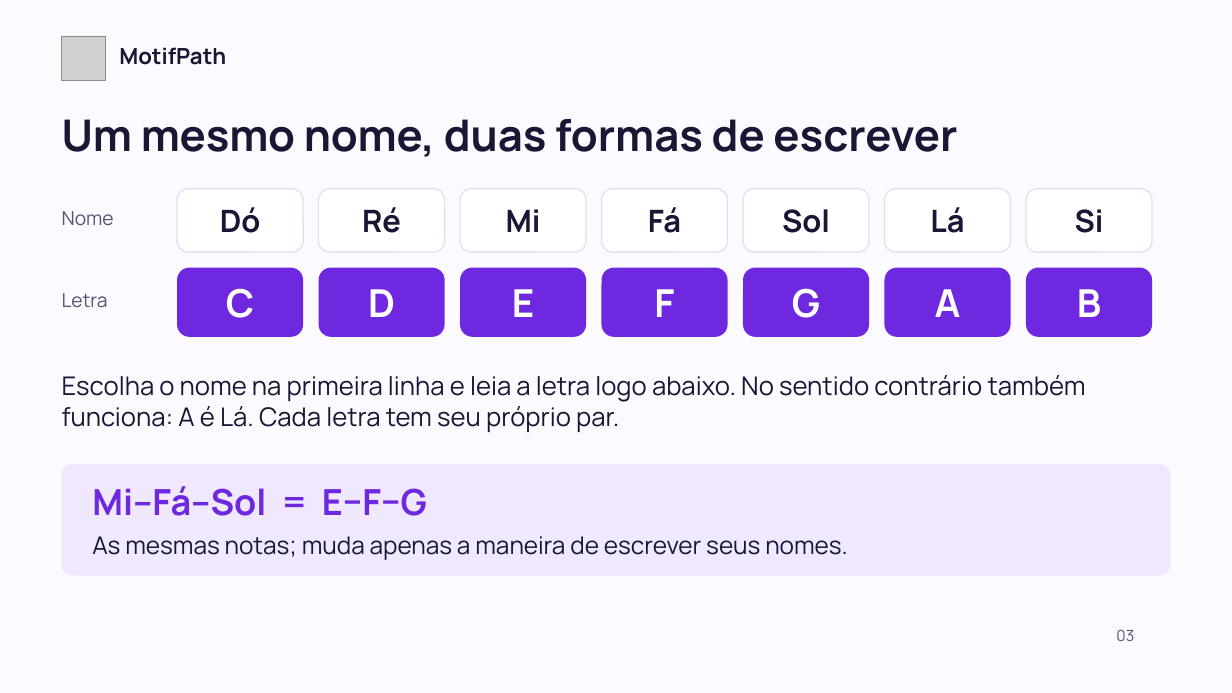
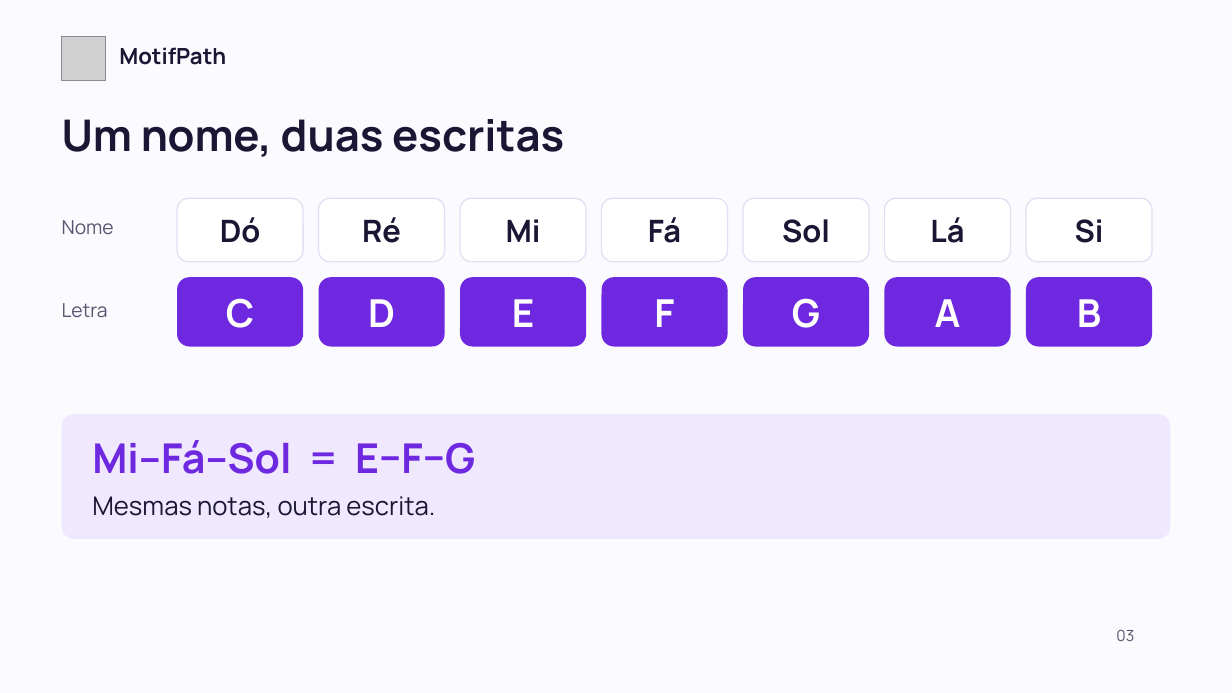
Before and after one commit to motifpath/motifpath-specs, a slide deck: slide 3 of curriculum/content/first-notes/slides/lesson-a.pt-BR.pptx. Drawn at 1232x693 pixels with LibreOffice and Linux fonts; fonts in the diff are those of the drawing; grey boxes stand for pictures. Boxes give left, top, right and bottom in pixels: in the first picture for what was removed or moved away, otherwise in the second. Text is boxed around its words. In the diff, an @@ line names an element or a change of style, - is before the commit and + after.

```diff
--- a/curriculum/content/first-notes/slides/lesson-a.pt-BR.pptx
+++ b/curriculum/content/first-notes/slides/lesson-a.pt-BR.pptx
@@ text at <box>62,119,564,157</box>: text changed @@
-Um mesmo nome, duas formas de escrever
+Um nome, duas escritas
@@ 14 rounded rectangles, 2 texts: place and size @@
-14 rounded rectangles, 2 texts at <box>62,189,1152,337</box>
+14 rounded rectangles, 2 texts at <box>62,199,1152,347</box>
@@ text removed at <box>62,375,1086,432</box> @@
-Escolha o nome na primeira linha e leia a letra logo abaixo. No sentido contrário também funciona: A é Lá. Cada letra tem seu próprio par.
@@ rounded rectangle: place and size @@
-rounded rectangle at <box>62,464,1171,576</box>
+rounded rectangle at <box>62,414,1171,539</box>
@@ text "Mi–Fá–Sol = E–F–G": place and size @@
-text "Mi–Fá–Sol = E–F–G" at <box>92,486,847,560</box>
+text "Mi–Fá–Sol = E–F–G" at <box>92,440,475,518</box>
@@ text at <box>92,440,475,474</box>: size 28 to 32 pt in "Mi–Fá–Sol = E–F–G" @@
@@ text at <box>92,496,435,518</box>: text changed; size 19 to 20 pt @@
-As mesmas notas; muda apenas a maneira de escrever seus nomes.
+Mesmas notas, outra escrita.
```
Also in this commit, not shown: 9 other slides changed, 5 other files.
